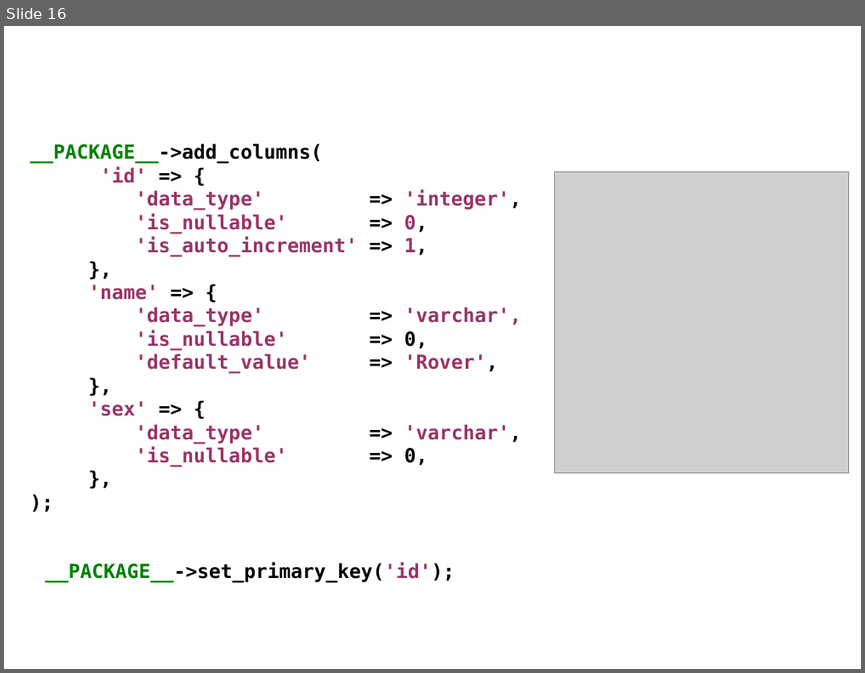
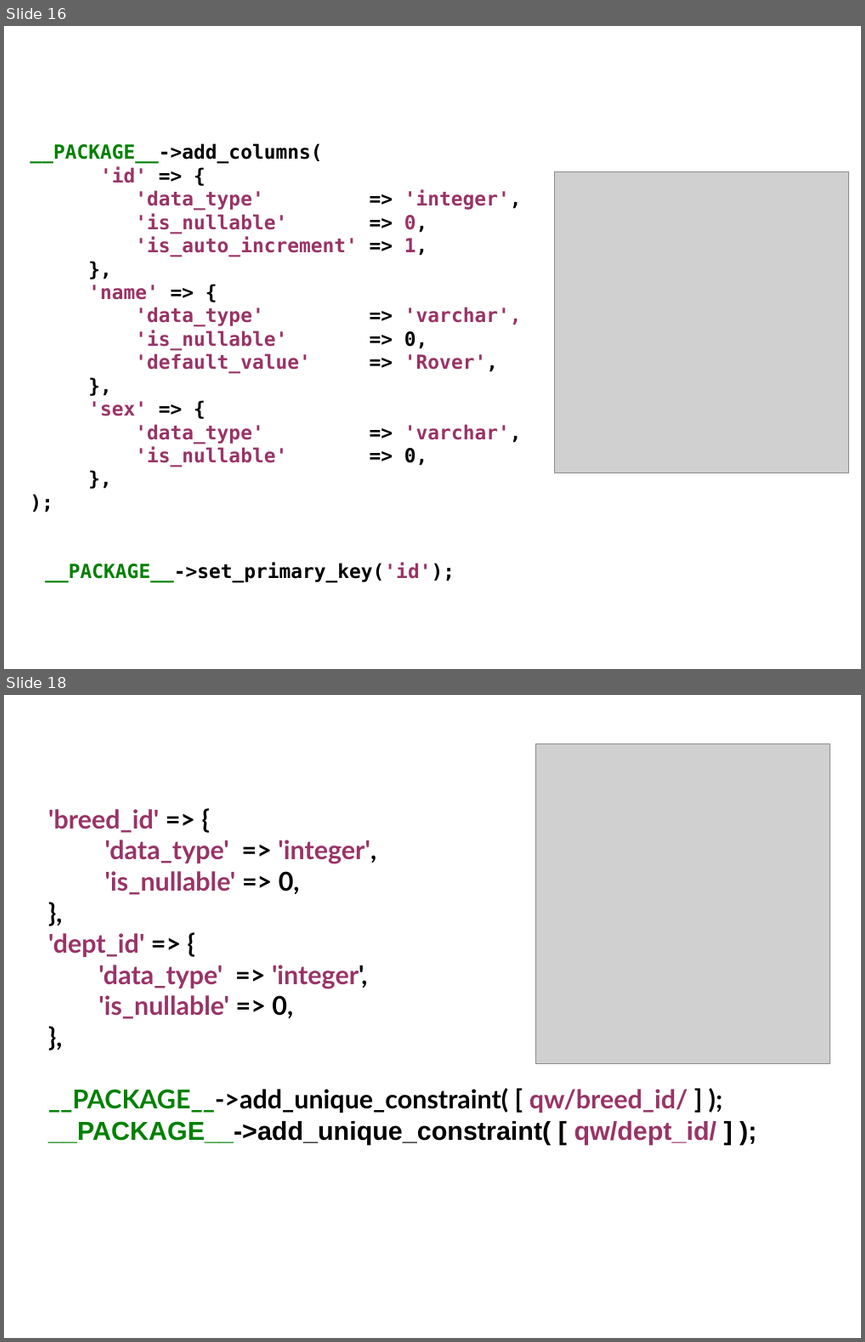
Before and after one commit to erezschatz/Presentation, a slide deck: dbix-class.odp. Shown one above the other, each under a label of ours: slide 16 before the commit, slides 16 and 18 after it; the slides between them are not shown. The pictures are 865x673 and 865x1342 pixels, drawn with LibreOffice and Linux fonts; fonts in the diff are those of the drawing; grey boxes stand for pictures. Boxes give left, top, right and bottom in pixels: in the first picture for what was removed or moved away, otherwise in the second. Text is boxed around its words. In the diff, an @@ line names an element or a change of style, - is before the commit and + after.

Commit message:
oops on the data_type, more slides

```diff
--- a/dbix-class.odp
+++ b/dbix-class.odp
@@ slide 18 added at (4, 695, 861, 1338), background #FFFFFF @@
@@ picture added at (536, 744, 830, 1064) @@
@@ text added at (48, 809, 717, 1145), 24 pt, text #993366, bold @@
+'breed_id' => {
+'data_type' => 'integer',
+'is_nullable' => 0,
+},
+'dept_id' => {
+'data_type' => 'integer',
+'is_nullable' => 0,
+},
+__PACKAGE__->add_unique_constraint( [ qw/breed_id/ ] );
+__PACKAGE__->add_unique_constraint( [ qw/dept_id/ ] );
```
Also in this commit, not shown: 1 slide changed, 3 other slides added, 2 other files.
